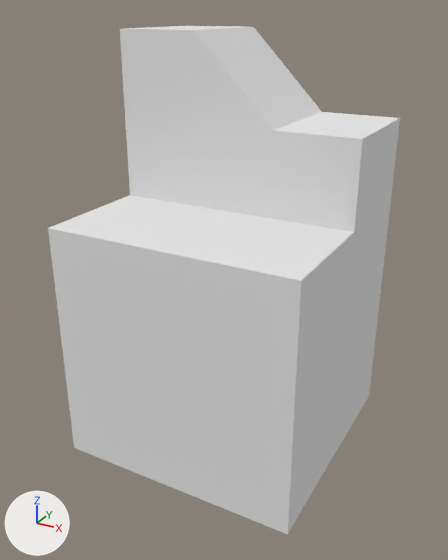
What one commit did to the Blender file Environment Assets/Building High Rise A.blend.
Before and after are seen from a 50 mm camera at (33.4, -62.7, 52.3) aimed at (-0.2, -1.7, 21.8). Arrows for +X, +Y and +Z are at lower left; the lights stay in place.

The scene before the commit, as lines of its bpy script (objects in view):
```python
mat_material = diffuse_material('Material')
mat_material.base_color = (0.8, 0.8, 0.8)  # white #e7e7e7
me_cube_001 = bpy.data.meshes.new('Cube.001')
me_cube_001.from_pydata(...)  # a box spanning x -1.0..1.0, y -2.0..0.0, z 0.0..2.0
me_cube_001.materials.append(mat_material)  # white #e7e7e7
me_cube_002 = bpy.data.meshes.new('Cube.002')
me_cube_002.from_pydata(...)  # 22 vertices, 14 faces; spans x 0.0..4.0, y 0.0..2.0, z 0.0..2.0
me_cube_002.materials.append(mat_material)  # white #e7e7e7
ob_cube_001 = bpy.data.objects.new('Cube.001', me_cube_001)
ob_cube_001.location = (0.0, 0.0, 0.0)
ob_cube_001.scale = (15.0, 7.5, 15.0)
ob_cube_002 = bpy.data.objects.new('Cube.002', me_cube_002)
ob_cube_002.location = (-15.0, 0.0, 0.0)
ob_cube_002.scale = (7.5, 7.5, 25.0)
```
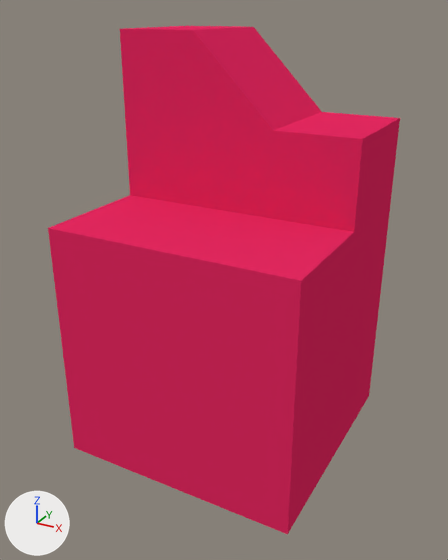
What changed in the scene script:
```text
Change mat_material:
    mat_material.base_color: (0.8, 0.8, 0.8) -> (0.799, 0.0232, 0.122)  # white #e7e7e7 -> pink #e72a62
```

Location of each change, (x1, y1, x2, y2) in pixels of the pictures (448 x 560 px):
'Cube.001', recoloured (white to pink): (48, 195, 354, 534) in both
'Cube.002', recoloured (white to pink): (120, 26, 400, 453) in both
